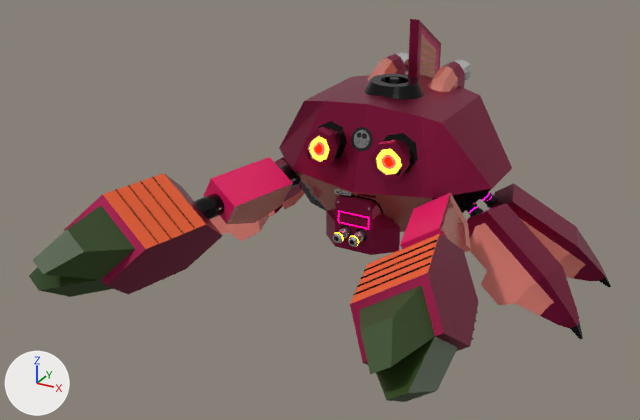
The glTF model assets/models/crab.glb: old version first, new version second.
One viewpoint serves both versions: a 50 mm lens placed at (34.3, -22.2, 41.8), pointed at (-1.5, 42.8, 9.4). The axes (+X, +Y, +Z) are drawn at lower left. The lights are the same throughout. The older version comes first. Where no turn or scale is listed for an object, it has been applied to the vertices.

The older version as bpy lines, for what is in view:
```python
ob_circle_005 = bpy.data.objects.new('Circle.005', me_circle_005)
ob_circle_005.location = (-0.42, 47.51, 9.71)
ob_cube_028 = bpy.data.objects.new('Cube.028', me_cube_034)
ob_cube_028.location = (-7.66, 49.53, 8.54)
ob_cube_029 = bpy.data.objects.new('Cube.029', me_cube_035)
ob_cube_029.location = (-7.66, 49.53, 8.54)
ob_cube_031 = bpy.data.objects.new('Cube.031', me_cube_037)
ob_cube_031.location = (-0.42, 47.51, 9.71)
ob_cube_032 = bpy.data.objects.new('Cube.032', me_cube_038)
ob_cube_032.location = (-0.42, 47.51, 9.71)
ob_cube_033 = bpy.data.objects.new('Cube.033', me_cube_039)
ob_cube_033.location = (-0.29, 44.81, 8.84)
ob_cube_034 = bpy.data.objects.new('Cube.034', me_cube_040)
ob_cube_034.location = (-0.42, 47.51, 9.71)
ob_cube_037 = bpy.data.objects.new('Cube.037', me_cube_043)
ob_cube_037.location = (-0.42, 47.51, 9.71)
ob_cube_038 = bpy.data.objects.new('Cube.038', me_cube_044)
ob_cube_038.location = (-0.42, 47.51, 9.71)
ob_cube_038.scale = (-6.42, -6.42, -6.42)
# also in view: 'Cylinder.019' at (-11.4, 39.3, 8.8)
```
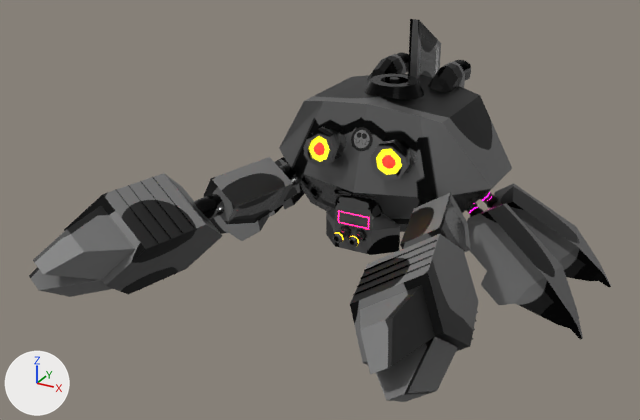
Where the change shows, as pixel boxes [x1, y1, x2, y2] in the pictures (640 x 420 px):
'Cube.029', surface changed
    both: [29, 173, 478, 402]
'Cube.038', surface changed
    both: [279, 74, 512, 232]
'Cube.032', surface changed
    both: [209, 159, 583, 338]
'Cube.028', surface changed (pink to grey)
    both: [203, 157, 471, 252]
'Cube.031', surface changed
    both: [269, 157, 607, 283]
'Cube.037', surface changed
    both: [326, 195, 400, 255]
'Cube.034', surface changed (pink to black)
    both: [367, 53, 471, 92]
'Cube.033', surface changed (red to grey)
    both: [408, 19, 441, 79]
'Cube.030', surface changed (light grey to black)
    both: [333, 232, 360, 247]
'Cube.035', surface changed
    both: [301, 178, 423, 206]
'Cube.036', surface changed
    both: [334, 188, 353, 196]

Patch to the scene script:
```diff
--- a/assets/models/crab.glb.py
+++ b/assets/models/crab.glb.py
@@ mat_material_039 @@
 mat_material_039 = principled_material('Material.039')
-mat_material_039.base_color = (0.8, 0.105, 0.0242)  # orange #e75b2b
+mat_material_039.texture = img_526014fa0f4b6d65e82252e2f24441a1_png
@@ mat_material_040 @@
 mat_material_040 = principled_material('Material.040')
-mat_material_040.base_color = (0.8, 0.00472, 0.122)  # pink #e70f62
+mat_material_040.texture = img_526014fa0f4b6d65e82252e2f24441a1_png
@@ mat_material_041 @@
 mat_material_041 = principled_material('Material.041')
-mat_material_041.base_color = (0.801, 0.27, 0.215)  # pink #e78e80
+mat_material_041.texture = img_526014fa0f4b6d65e82252e2f24441a1_png
 mat_material_041.metallic = 0.619
@@ mat_material_042 @@
 mat_material_042 = principled_material('Material.042')
-mat_material_042.base_color = (0.306, 0.00963, 0.0637)  # red #961947
+mat_material_042.texture = img_526014fa0f4b6d65e82252e2f24441a1_png
 mat_material_042.metallic = 0.802
@@ mat_material_043 @@
 mat_material_043 = principled_material('Material.043')
-mat_material_043.base_color = (0.0287, 0.063, 0.00982)  # dark green #2f4719
+mat_material_043.texture = img_526014fa0f4b6d65e82252e2f24441a1_png
@@ mat_material_044 @@
 mat_material_044 = principled_material('Material.044')
-mat_material_044.base_color = (0.724, 0.724, 0.724)  # light grey #dddddd
+mat_material_044.texture = img_526014fa0f4b6d65e82252e2f24441a1_png
 mat_material_044.metallic = 0.937
@@ mat_material_047 @@
 mat_material_047 = principled_material('Material.047')
-mat_material_047.base_color = (0.8, 0.225, 0.186)  # pink #e78277
+mat_material_047.texture = img_526014fa0f4b6d65e82252e2f24441a1_png
@@ mat_material_051 @@
 mat_material_051 = principled_material('Material.051')
-mat_material_051.base_color = (0.8, 0.8, 0.8)  # white #e7e7e7
+mat_material_051.texture = img_526014fa0f4b6d65e82252e2f24441a1_png  # with its transparency
 mat_material_051.roughness = 0.0
-mat_material_051.alpha = 0.262
 mat_material_051.anisotropic = 0.54
```
